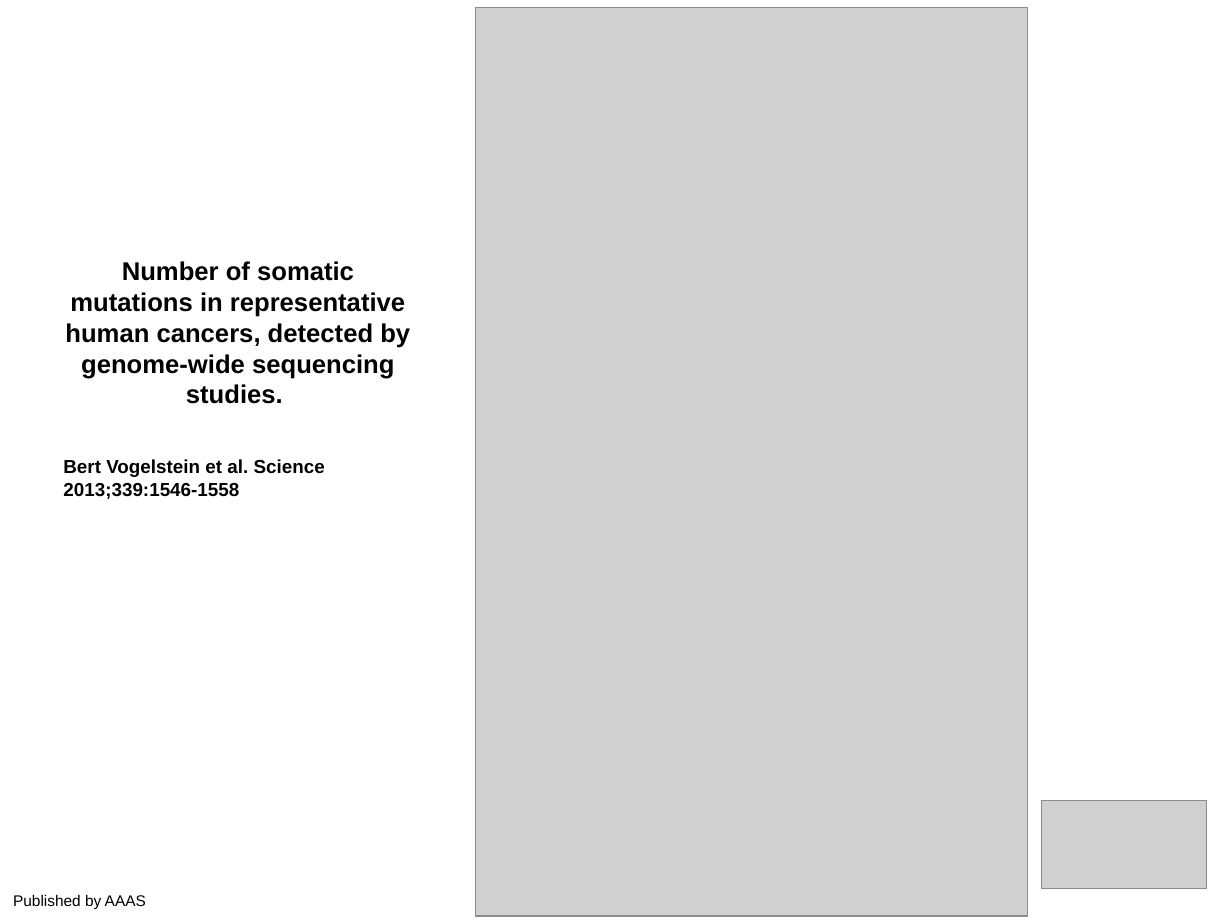
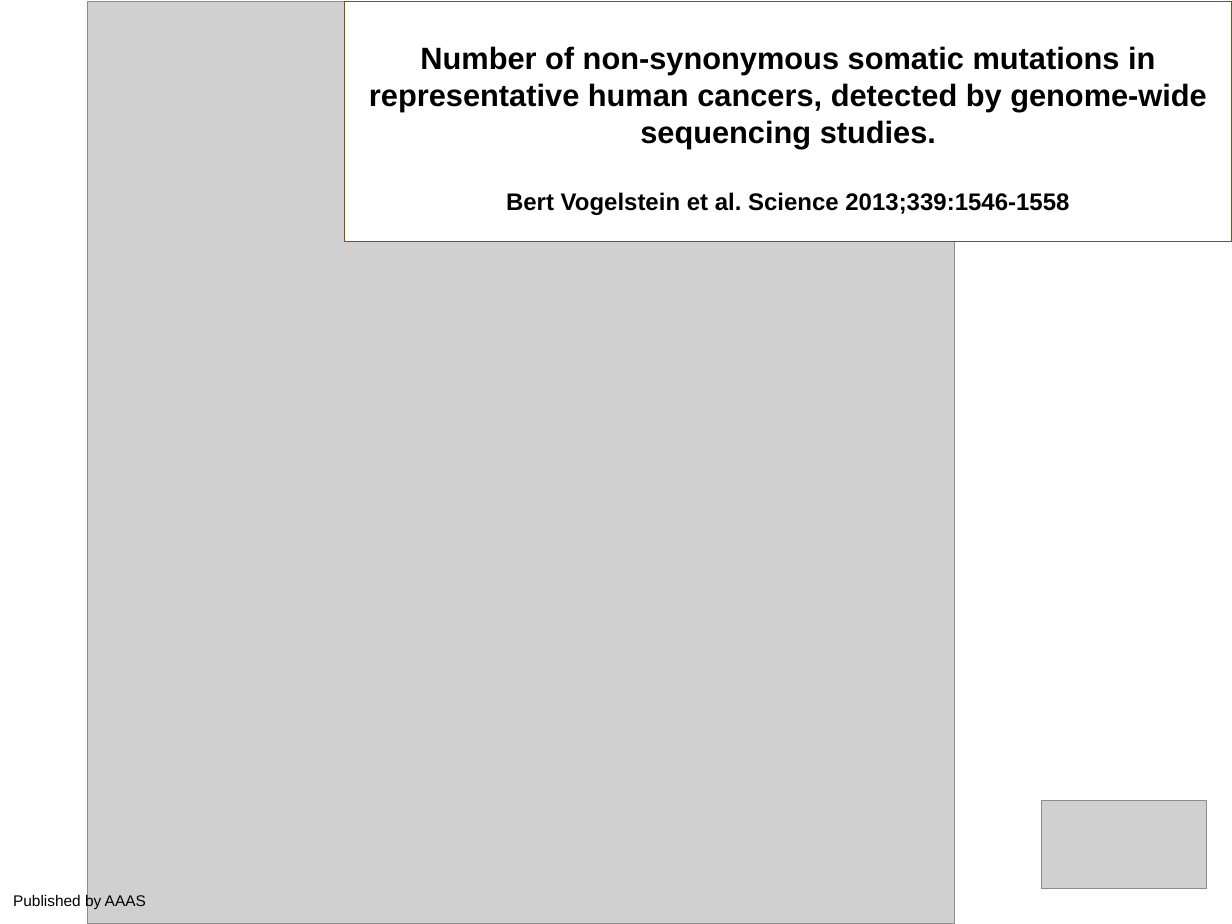
Before and after one commit to malinlarsson/courses, a slide deck: slide 13 of ngsgu/cancergenomics/1710/slides/cancer_genomics.pptx. Drawn at 1232x924 pixels with LibreOffice and Linux fonts; fonts in the diff are those of the drawing; grey boxes stand for pictures. Boxes give left, top, right and bottom in pixels: in the first picture for what was removed or moved away, otherwise in the second. Text is boxed around its words. In the diff, an @@ line names an element or a change of style, - is before the commit and + after.

Commit message:
added slides in pptx format

```diff
--- a/ngsgu/cancergenomics/1710/slides/cancer_genomics.pptx
+++ b/ngsgu/cancergenomics/1710/slides/cancer_genomics.pptx
@@ picture: place and size @@
-picture at <box>476,7,1027,917</box>
+picture at <box>87,1,955,924</box>
@@ rectangle "Number of non-synonymous somatic mutations ...": place and size @@
-rectangle "Number of non-synonymous somatic mutations ..." at <box>65,261,410,404</box>
+rectangle "Number of non-synonymous somatic mutations ..." at <box>345,1,1232,241</box>
@@ rectangle "Number of non-synonymous somatic mutations ..." at <box>345,1,1232,241</box>: fill none to #FFFFFF; outline none to #984807 0.75 pt @@
@@ text in rectangle at <box>369,46,1207,215</box>: text changed; size 15 to 18 pt @@
-Number of somatic mutations in representative human cancers, detected by genome-wide sequencing studies.
+Number of non-synonymous somatic mutations in representative human cancers, detected by genome-wide sequencing studies.
+Bert Vogelstein et al. Science 2013;339:1546-1558
@@ text removed at <box>63,459,325,499</box> @@
-Bert Vogelstein et al. Science 2013;339:1546-1558
```
Also in this commit, not shown: 3 other slides changed.
